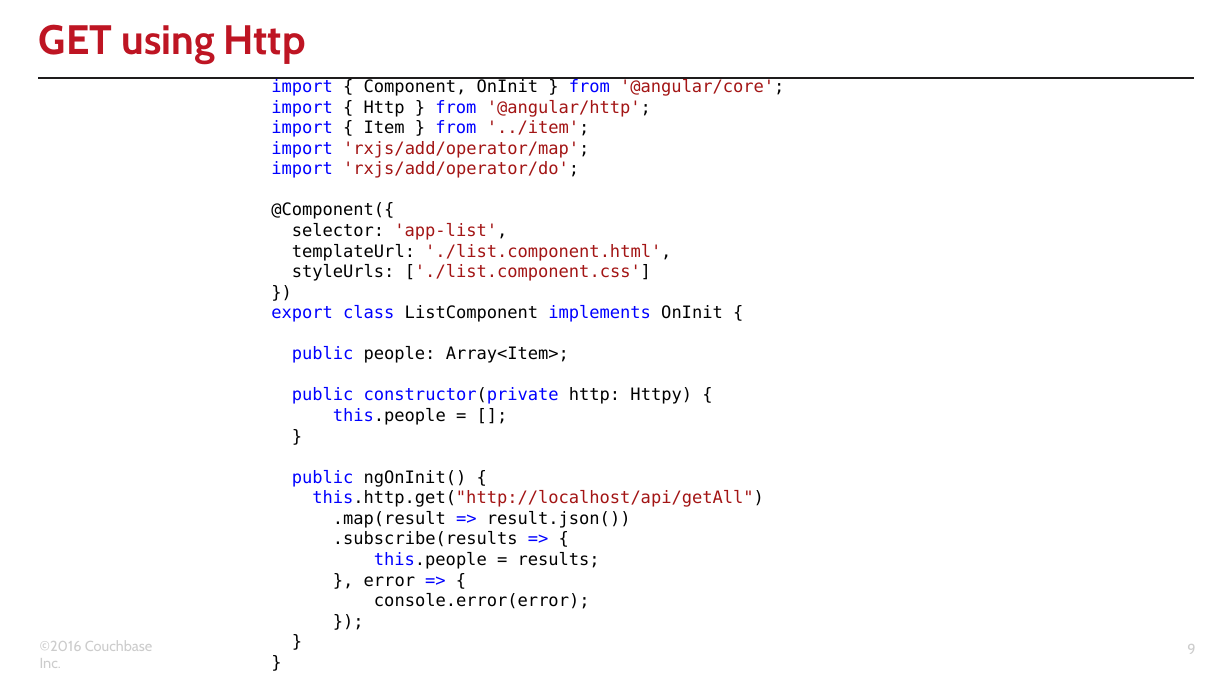
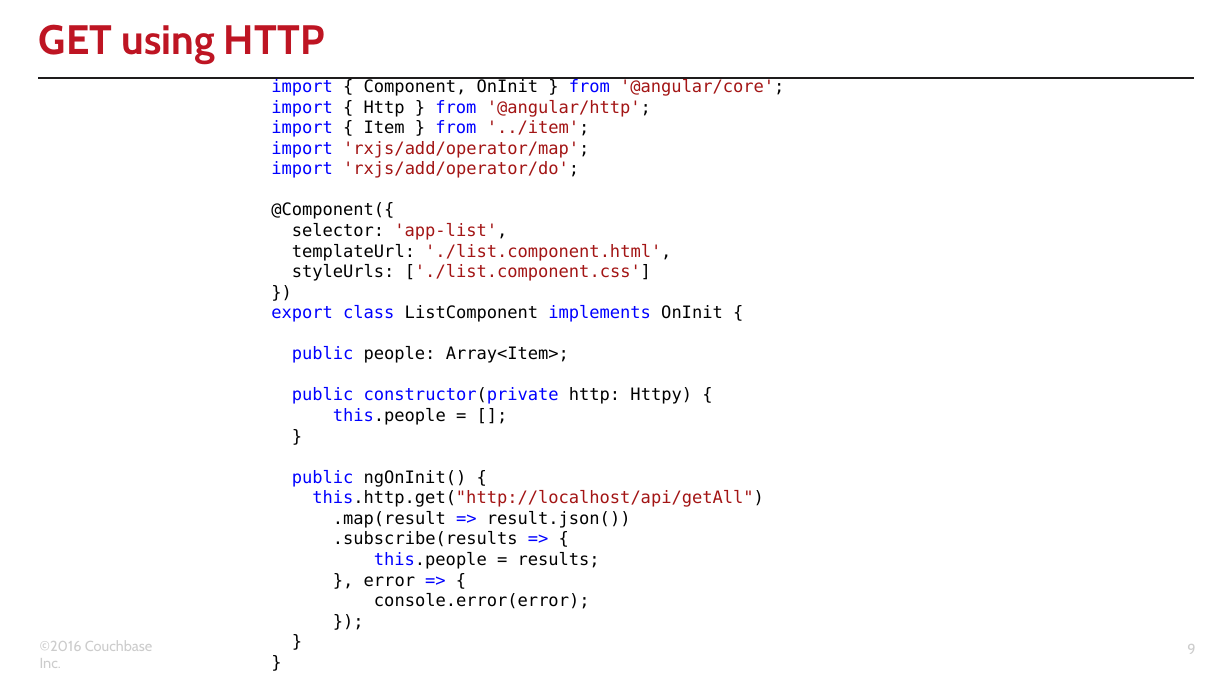
Before and after one commit to couchbaselabs/aspnet-nosql-workshop, a slide deck: slide 9 of 04/04.pptx. Drawn at 1232x693 pixels with LibreOffice and Linux fonts; fonts in the diff are those of the drawing; background and template pictures are left out. Boxes give left, top, right and bottom in pixels: in the first picture for what was removed or moved away, otherwise in the second. Text is boxed around its words. In the diff, an @@ line names an element or a change of style, - is before the commit and + after.

```diff
--- a/04/04.pptx
+++ b/04/04.pptx
@@ title at [39,24,325,64]: text changed @@
-GET using Http
+GET using HTTP
```
Also in this commit, not shown: 4 other slides changed, 1 slide removed, 42 other files.
